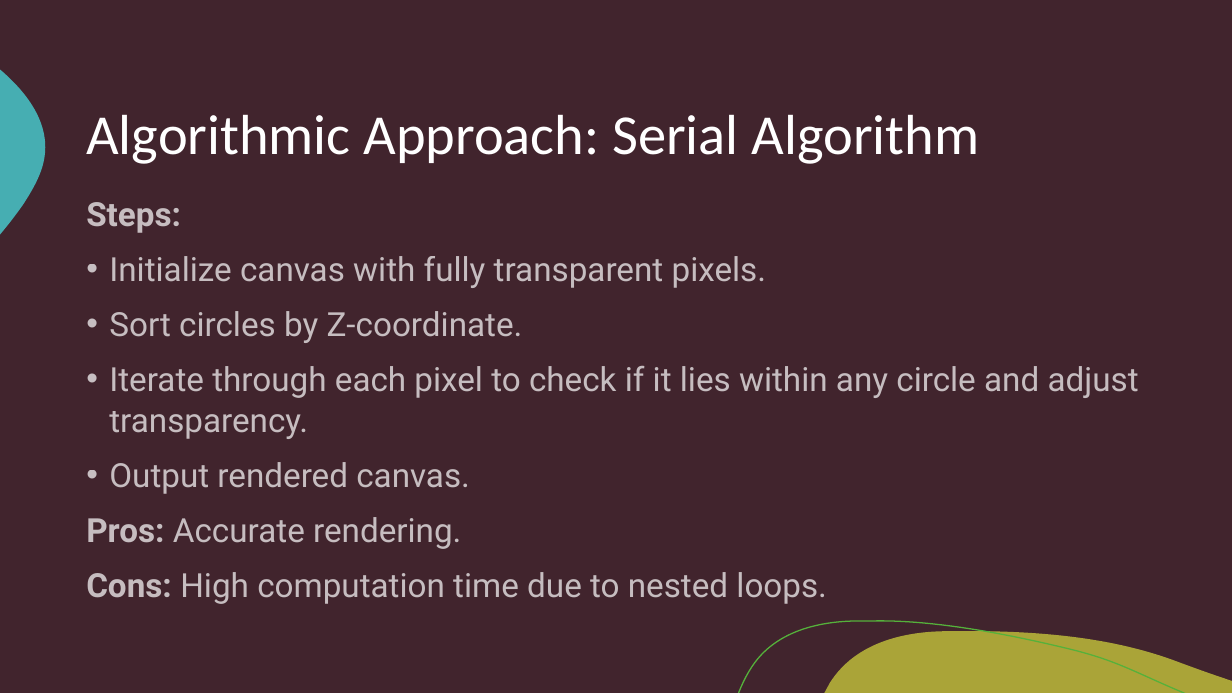
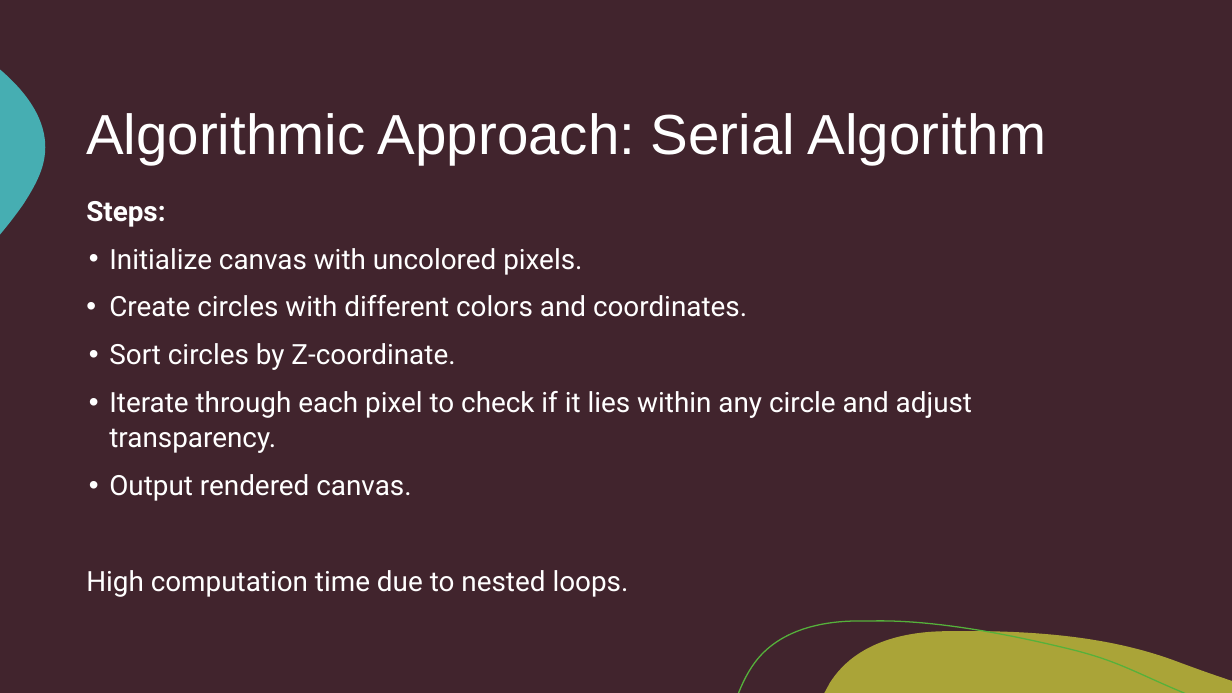
Before and after one commit to R-Marconi01/Renderer, a slide deck: slide 3 of Renderer.pptx (slide 4 before the commit). Drawn at 1232x693 pixels with LibreOffice and Linux fonts; fonts in the diff are those of the drawing. Boxes give left, top, right and bottom in pixels: in the first picture for what was removed or moved away, otherwise in the second. Text is boxed around its words. In the diff, an @@ line names an element or a change of style, - is before the commit and + after.

```diff
--- a/Renderer.pptx
+++ b/Renderer.pptx
@@ title "Algorithmic Approach: Serial Algorithm" at <box>86,113,1046,165</box>: font Calibri to Arial @@
@@ text at <box>86,201,972,501</box>: size 25.9 to 21.7 pt, text colour #FFFFFF at 70% opacity to #FFFFFF in "Steps:", "Sort circles by Z-coordinate.", "Iterate through each pixel to check if ...", "Output rendered canvas."; less space between paragraphs; indent changed @@
@@ text at <box>109,248,747,317</box>: text changed; size 25.9 to 21.7 pt; text colour #FFFFFF at 70% opacity to #FFFFFF @@
-• Initialize canvas with fully transparent pixels.
+• Initialize canvas with uncolored pixels.
+• Create circles with different colors and coordinates.
@@ text at <box>86,570,629,597</box>: text changed; size 25.9 to 21.7 pt; text colour #FFFFFF at 70% opacity to #FFFFFF @@
-Pros: Accurate rendering.
-Cons: High computation time due to nested loops.
+High computation time due to nested loops.
```
Also in this commit, not shown: 7 other slides changed, 1 slide added, 2 slides removed, 1 other file.
